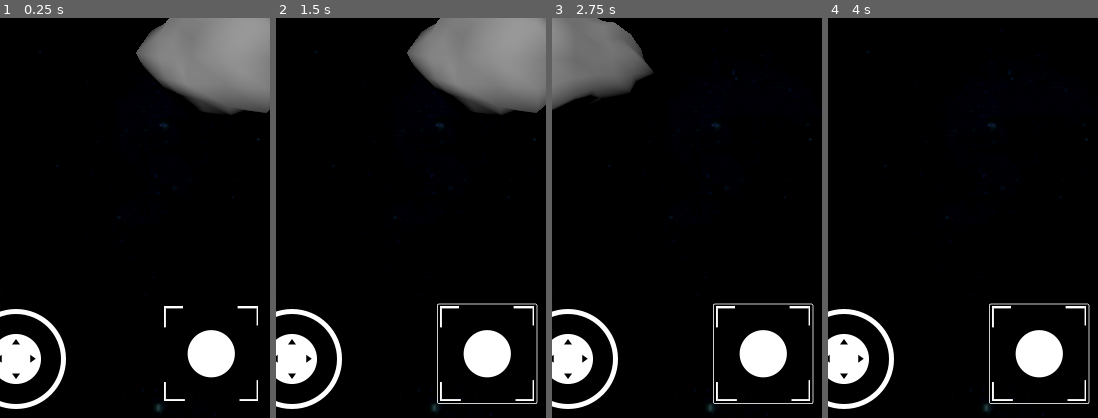
Above: before the commit, frames 1-4 (left to right).
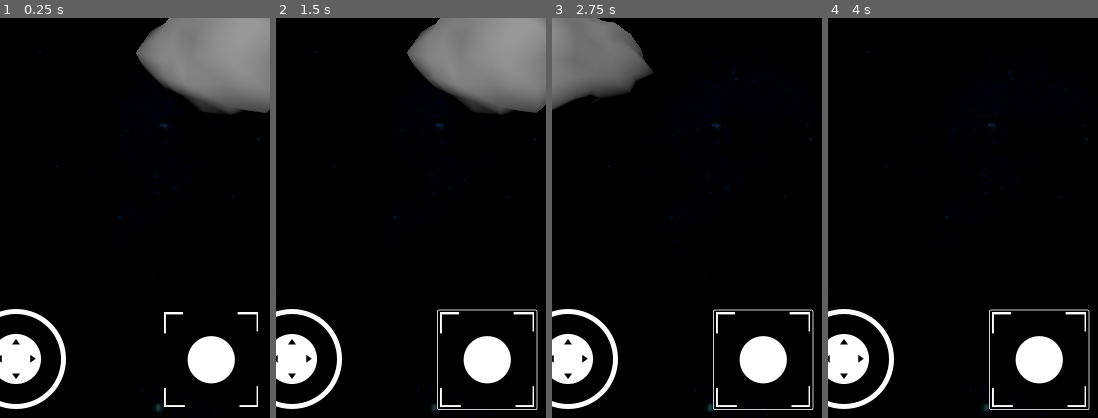
Above: after the commit, the same moments.

Repository: francosorbello/the-deep-end
Game: Godot game, scene res://main.tscn
Two runs of this game, one before a commit and one after it. Both use one fixed random seed, a clock stepped at 60 frames per second and the inputs below.
Inputs (mouse positions are % of the whole screen's width and height, from its top left; square brackets give the same spot before the commit, where the layout moved):
- Up to frame 1 (0.25 s): no input
- Up to frame 2 (1.5 s): click (50, 91) [50, 90] at 0.5 s; tap Enter at 1.25 s; move the mouse to (72, 45) at 1.27 s; hold Right (ui_right) from 1.28 s (still down); tap E (interact, bound only after the commit) at 1.35 s; click (72, 45) at 1.42 s
- Up to frame 3 (2.75 s): release Right (ui_right) at 2 s; drag from (30, 55) to (45, 70) at 2.02 s
- Up to frame 4 (4 s): move the mouse to (60, 28) at 2.77 s; hold Right (ui_right) 2.78-3.5 s; tap E (interact, bound only after the commit) at 2.85 s; drag from (45, 70) to (20, 35) at 3.52 s
The pictures show only the part of the screen within x 11-61%, y 48-98%; the shares and areas given below are measured in that part.

The runs differ from the first frame. In frame 1, 1.1% of the frame differs, in the area x 60-96%, y 72-98%; in frame 2, 1.6%, in the area x 59-98%, y 71-98%; in frame 3, 1.6%; in frame 4, 1.6%.
Error before the commit: Parse Error: Class "RotationTypeData" hides a global script class. (res://player/rotation_type_data.gd:2)

Commit message:
player can interact with asteroid. removed unused stuff

Diff:
--- a/asteroid/asteroid.gd
+++ b/asteroid/asteroid.gd
@@ -2,10 +2,12 @@
 
 var fuel_amount : float = randi_range(30,100)
 var already_interacted = false
+@export var current_expedition : Expedition
 
 func can_interact():
     return not already_interacted
 
 func interact(_rigid_player : RigidPlayer):
-    ExpeditionManager.current_expedition.add_fuel(fuel_amount)
+    current_expedition.add_fuel(fuel_amount)
+    already_interacted = true
     pass
--- a/asteroid/asteroid.tscn
+++ b/asteroid/asteroid.tscn
@@ -1,12 +1,16 @@
-[gd_scene load_steps=4 format=3 uid="uid://gvcugplcwm5w"]
+[gd_scene load_steps=6 format=3 uid="uid://gvcugplcwm5w"]
 
+[ext_resource type="Script" path="res://asteroid/asteroid.gd" id="1_bmmgo"]
 [ext_resource type="ArrayMesh" uid="uid://csoyd2nej8xa3" path="res://assets/rocks/rock_c_01.obj" id="1_xwcgh"]
 [ext_resource type="Script" path="res://interactable/interactable.gd" id="2_ix5ep"]
+[ext_resource type="Resource" uid="uid://dxlq2fe2ikwx5" path="res://expedition/Expedition.tres" id="2_ya8ec"]
 
 [sub_resource type="SphereShape3D" id="SphereShape3D_vgeqq"]
 radius = 1.84989
 
 [node name="asteroid" type="Node3D"]
+script = ExtResource("1_bmmgo")
+current_expedition = ExtResource("2_ya8ec")
 
 [node name="RockC01" type="MeshInstance3D" parent="."]
 mesh = ExtResource("1_xwcgh")
--- a/interactable/interactable.gd
+++ b/interactable/interactable.gd
@@ -1,7 +1,7 @@
 extends Node
 class_name Interactable
 func _ready() -> void:
-    add_to_group("interactable")
+    get_parent().add_to_group("interactable")
 
     if not get_parent().has_method("interact"):
         printerr(get_parent().name +" node must have an 'interact' method.")
--- a/player/player.gd
+++ b/player/player.gd
@@ -39,10 +39,6 @@
 func get_camera():
     return $PlayerCamera
 
-func handle_change_rotation_type(type : RotationTypeData) -> void:
-    print("change rotation type: ", type.type)
-    $PlayerCamera.set_rotation_type(type)
-    pass
 
 func handle_reset_camera():
     print("reset")
--- a/player/player_camera.gd
+++ b/player/player_camera.gd
@@ -74,6 +74,3 @@
 
 func stabilize():
     rotation.z = 0
-
-func set_rotation_type( typeData : RotationTypeData):
-    rotation_type = typeData.type
--- a/player/rigid_player.gd
+++ b/player/rigid_player.gd
@@ -22,10 +22,17 @@
     if Input.is_action_pressed("stop"):
         apply_force(-linear_velocity * speed)
 
+    if Input.is_action_just_released("interact"):
+        if current_interactable and current_interactable.can_interact():
+            current_interactable.interact(self)
+            current_interactable = null
+
     if rotate_joystick and rotate_joystick.is_pressed:
         $PlayerCamera.rotate_y(-Vector2.RIGHT.dot(rotate_joystick.output) * _delta)
 
 
 func _on_interact_area_area_entered(area:Area3D) -> void:
+    print(area, ",",area.get_parent())
     if area.get_parent().is_in_group("interactable"):
+        print("found interactable")
         current_interactable = area.get_parent()
--- a/player/rotation_type_data.gd
+++ /dev/null
@@ -1,5 +0,0 @@
-extends Resource
-class_name RotationTypeData
-
-@export var type : PlayerCamera.RotationType = PlayerCamera.RotationType.RT_FREE
-@export var icon : Texture
--- a/project.godot
+++ b/project.godot
@@ -18,7 +18,6 @@
 [autoload]
 
 GlobalEventSystem="*res://addons/ftr_tools/global_event_system/global_event_system.gd"
-ExpeditionManager="*res://expedition/expedition_manager.tscn"
 
 [display]
 
@@ -37,6 +36,11 @@
 "events": [Object(InputEventKey,"resource_local_to_scene":false,"resource_name":"","device":-1,"window_id":0,"alt_press …(191 unchanged characters)…
 ]
 }
+interact={
+"deadzone": 0.5,
+"events": [Object(InputEventKey,"resource_local_to_scene":false,"resource_name":"","device":-1,"window_id":0,"alt_pressed":false,"shift_pressed":false,"ctrl_pressed":false,"meta_pressed":false,"pressed":false,"keycode":0,"physical_keycode":69,"key_label":0,"unicode":101,"location":0,"echo":false,"script":null)
+]
+}
 
 [input_devices]
 
--- /dev/null
+++ b/ui/action_button/action_button.gd
@@ -0,0 +1,11 @@
+extends Button
+
+enum ActionButtonType {
+    CONTINUOUS,
+    TAP,
+}
+
+@export var action : String
+
+func _on_pressed() -> void:
+    Input.action_release(action)
--- /dev/null
+++ b/ui/action_button/action_button.tscn
@@ -0,0 +1,11 @@
+[gd_scene load_steps=2 format=3 uid="uid://bgrtyh0yobx4r"]
+
+[ext_resource type="Script" path="res://ui/action_button/action_button.gd" id="1_at3ht"]
+
+[node name="ActionButton" type="Button"]
+offset_right = 8.0
+offset_bottom = 8.0
+script = ExtResource("1_at3ht")
+action = "interact"
+
+[connection signal="pressed" from="." to="." method="_on_pressed"]
--- a/ui/camera_type_button.gd
+++ /dev/null
@@ -1,19 +0,0 @@
-extends Button
-
-@export var rotation_types : Array[RotationTypeData]
-var current_index : int = 0
-
-signal changed_rotation_type(type : RotationTypeData)
-
-func _ready() -> void:
-    pass
-
-func change_rotation_type():
-    current_index += 1
-    if current_index >= rotation_types.size():
-        current_index = 0
-
-    icon = rotation_types[current_index].icon
-
-    changed_rotation_type.emit(rotation_types[current_index])
-    # GlobalEventSystem.emit(GlobalEventSystem.GameEvent.GE_SET_ROTATION_TYPE, {"type": rotation_types[current_index].type})
--- a/ui/camera_type_button.tscn
+++ /dev/null
@@ -1,21 +0,0 @@
-[gd_scene load_steps=7 format=3 uid="uid://bc6jcxd0jhtlk"]
-
-[ext_resource type="Texture2D" uid="uid://c66ge85v0rvdm" path="res://assets/icons/unlocked.png" id="1_0sef6"]
-[ext_resource type="Script" path="res://ui/camera_type_button.gd" id="1_7cx4l"]
-[ext_resource type="Script" path="res://ui/rotation_type_data.gd" id="3_l8kck"]
-[ext_resource type="Resource" uid="uid://bswk7b52cqono" path="res://ui/rotation types/rotate_free.tres" id="4_4le6i"]
-[ext_resource type="Resource" uid="uid://p6v4luujywuh" path="res://ui/rotation types/rotate_x.tres" id="5_ejtui"]
-[ext_resource type="Resource" uid="uid://grh84ltc1u7j" path="res://ui/rotation types/rotate_y.tres" id="6_yrj6t"]
-
-[node name="CameraTypeButton" type="Button"]
-custom_minimum_size = Vector2(300, 300)
-offset_right = 8.0
-offset_bottom = 8.0
-icon = ExtResource("1_0sef6")
-flat = true
-icon_alignment = 1
-expand_icon = true
-script = ExtResource("1_7cx4l")
-rotation_types = Array[ExtResource("3_l8kck")]([ExtResource("4_4le6i"), ExtResource("5_ejtui"), ExtResource("6_yrj6t")])
-
-[connection signal="pressed" from="." to="." method="change_rotation_type"]
--- a/ui/game_ui.gd
+++ b/ui/game_ui.gd
@@ -3,7 +3,6 @@
 
 signal on_stabilize_camera
 signal on_reset_camera
-signal on_change_rotation_type(type:RotationTypeData)
 
 func get_rotate_joystick() -> VirtualJoystick:
     return $MoveUI.get_node("RotateJoystick")
@@ -31,8 +30,3 @@
 func _on_reset_pressed() -> void:
     on_reset_camera.emit()
     pass # Replace with function body.
-
-
-func _on_camera_type_button_changed_rotation_type(type:RotationTypeData) -> void:
-    on_change_rotation_type.emit(type)
-    pass # Replace with function body.
--- a/ui/game_ui.tscn
+++ b/ui/game_ui.tscn
@@ -1,15 +1,10 @@
-[gd_scene load_steps=11 format=3 uid="uid://bjkgawg84pykg"]
+[gd_scene load_steps=6 format=3 uid="uid://bjkgawg84pykg"]
 
 [ext_resource type="PackedScene" uid="uid://dmr0fcamx7t56" path="res://addons/virtual_joystick/virtual_joystick_scene.tscn" id="1_1ceqg"]
 [ext_resource type="Script" path="res://ui/game_ui.gd" id="1_jkh7s"]
-[ext_resource type="PackedScene" uid="uid://ctl5bt8juinnq" path="res://ui/global_event_button.tscn" id="1_yrv52"]
 [ext_resource type="PackedScene" uid="uid://bvhm4flqxhlho" path="res://ui/resource_ui.tscn" id="2_2jvwp"]
-[ext_resource type="PackedScene" uid="uid://bc6jcxd0jhtlk" path="res://ui/camera_type_button.tscn" id="5_44c6v"]
-[ext_resource type="Texture2D" uid="uid://dxvl2yqvg1lc" path="res://assets/icons/arrowLeft.png" id="5_bxnir"]
-[ext_resource type="Texture2D" uid="uid://buvl5qmqlw1ii" path="res://assets/icons/target_active.png" id="5_w6h7j"]
+[ext_resource type="PackedScene" uid="uid://bgrtyh0yobx4r" path="res://ui/action_button/action_button.tscn" id="4_53yts"]
 [ext_resource type="Texture2D" uid="uid://cn2jc1ujaotbb" path="res://assets/icons/focus.png" id="7_87gkt"]
-[ext_resource type="Texture2D" uid="uid://wdapdqywfgx8" path="res://assets/icons/return.png" id="8_60xls"]
-[ext_resource type="Script" path="res://player/rotation_type_data.gd" id="8_mtfuq"]
 
 [node name="GameUI" type="Control"]
 layout_mode = 3
@@ -49,7 +44,7 @@
 joystick_mode = 1
 use_input_actions = false
 
-[node name="InteractButton" type="Button" parent="MoveUI"]
+[node name="InteractButton" parent="MoveUI" instance=ExtResource("4_53yts")]
 layout_mode = 1
 anchors_preset = 7
 anchor_left = 0.5
@@ -57,76 +52,10 @@
 anchor_right = 0.5
 anchor_bottom = 1.0
 offset_left = -98.0
-offset_top = -259.0
+offset_top = -247.0
 offset_right = 99.0
-offset_bottom = -62.0
+offset_bottom = -50.0
 grow_horizontal = 2
 grow_vertical = 0
 icon = ExtResource("7_87gkt")
 flat = true
-icon_alignment = 1
-
-[node name="PhotoUI" type="Control" parent="."]
-visible = false
-layout_mode = 1
-anchors_preset = 15
-anchor_right = 1.0
-anchor_bottom = 1.0
-grow_horizontal = 2
-grow_vertical = 2
-
-[node name="HBoxContainer" type="HBoxContainer" parent="PhotoUI"]
-custom_minimum_size = Vector2(300, 300)
-layout_mode = 1
-anchors_preset = 12
-anchor_top = 1.0
-anchor_right = 1.0
-anchor_bottom = 1.0
-offset_top = -300.0
-grow_horizontal = 2
-grow_vertical = 0
-theme_override_constants/separation = 10
-alignment = 1
-
-[node name="GlobalEventButton" parent="PhotoUI/HBoxContainer" instance=ExtResource("1_yrv52")]
-custom_minimum_size = Vector2(250, 250)
-layout_mode = 2
-icon = ExtResource("5_bxnir")
-flat = true
-icon_alignment = 1
-expand_icon = true
-event = 2
-
-[node name="CameraTypeButton" parent="PhotoUI/HBoxContainer" instance=ExtResource("5_44c6v")]
-custom_minimum_size = Vector2(200, 200)
-layout_mode = 2
-rotation_types = Array[ExtResource("8_mtfuq")]([])
-
-[node name="TakePhoto" type="Button" parent="PhotoUI/HBoxContainer"]
-custom_minimum_size = Vector2(200, 200)
-layout_mode = 2
-icon = ExtResource("5_w6h7j")
-flat = true
-icon_alignment = 1
-expand_icon = true
-
-[node name="Stabilize" type="Button" parent="PhotoUI/HBoxContainer"]
-custom_minimum_size = Vector2(200, 200)
-layout_mode = 2
-icon = ExtResource("7_87gkt")
-flat = true
-icon_alignment = 1
-expand_icon = true
-
-[node name="Reset" type="Button" parent="PhotoUI/HBoxContainer"]
-custom_minimum_size = Vector2(200, 200)
-layout_mode = 2
-icon = ExtResource("8_60xls")
-flat = true
-icon_alignment = 1
-expand_icon = true
-
-[connection signal="pressed" from="PhotoUI/HBoxContainer/GlobalEventButton" to="." method="_on_move_activated"]
-[connection signal="changed_rotation_type" from="PhotoUI/HBoxContainer/CameraTypeButton" to="." method="_on_camera_type_button_changed_rotation_type"]
-[connection signal="pressed" from="PhotoUI/HBoxContainer/Stabilize" to="." method="_on_stabilize_pressed"]
-[connection signal="pressed" from="PhotoUI/HBoxContainer/Reset" to="." method="_on_reset_pressed"]
--- a/ui/global_event_button.gd
+++ b/ui/global_event_button.gd
@@ -3,4 +3,4 @@
 @export var event : GlobalEventSystem.GameEvent = GlobalEventSystem.GameEvent.GE_DEFAULT
 
 func send_event():
-    GlobalEventSystem.emit(event, {})
+	GlobalEventSystem.emit(event, {})
--- a/ui/resource_ui.gd
+++ b/ui/resource_ui.gd
@@ -1,16 +1,17 @@
 extends Control
 
+@export var current_expedition : Expedition
+
 func _ready() -> void:
-    var current_expedition = ExpeditionManager.current_expedition as Expedition
-    current_expedition.fuel_changed.connect(update_fuel)
-    current_expedition.food_changed.connect(update_food)
-    current_expedition.current_fuel_changed.connect(update_current_fuel)
+	current_expedition.fuel_changed.connect(update_fuel)
+	current_expedition.food_changed.connect(update_food)
+	current_expedition.current_fuel_changed.connect(update_current_fuel)
 
 func update_fuel(value : float):
-    $Container/Fuel/Value.text = str(value)
+	$Container/Fuel/Value.text = str(value)
 
 func update_food(value : float):
-    $Container/Food/Value.text = str(value)
+	$Container/Food/Value.text = str(value)
 
 func update_current_fuel(value : float):
-    $Container/CurrentFuel/Value.text = str(value)
+	$Container/CurrentFuel/Value.text = str(value)
--- a/ui/resource_ui.tscn
+++ b/ui/resource_ui.tscn
@@ -1,6 +1,7 @@
-[gd_scene load_steps=2 format=3 uid="uid://bvhm4flqxhlho"]
+[gd_scene load_steps=3 format=3 uid="uid://bvhm4flqxhlho"]
 
 [ext_resource type="Script" path="res://ui/resource_ui.gd" id="1_2ghv3"]
+[ext_resource type="Resource" uid="uid://dxlq2fe2ikwx5" path="res://expedition/Expedition.tres" id="2_loap6"]
 
 [node name="ResourceUI" type="Control"]
 layout_mode = 3
@@ -10,6 +11,7 @@
 grow_horizontal = 2
 grow_vertical = 2
 script = ExtResource("1_2ghv3")
+current_expedition = ExtResource("2_loap6")
 
 [node name="Container" type="VBoxContainer" parent="."]
 layout_mode = 1
--- a/ui/rotation types/rotate_free.tres
+++ /dev/null
@@ -1,9 +0,0 @@
-[gd_resource type="Resource" script_class="RotationTypeData" load_steps=3 format=3 uid="uid://bswk7b52cqono"]
-
-[ext_resource type="Texture2D" uid="uid://c66ge85v0rvdm" path="res://assets/icons/unlocked.png" id="1_n5q0w"]
-[ext_resource type="Script" path="res://ui/rotation_type_data.gd" id="1_n13rn"]
-
-[resource]
-script = ExtResource("1_n13rn")
-type = 3
-icon = ExtResource("1_n5q0w")
--- a/ui/rotation types/rotate_x.tres
+++ /dev/null
@@ -1,9 +0,0 @@
-[gd_resource type="Resource" script_class="RotationTypeData" load_steps=3 format=3 uid="uid://p6v4luujywuh"]
-
-[ext_resource type="Script" path="res://ui/rotation_type_data.gd" id="1_73fsb"]
-[ext_resource type="Texture2D" uid="uid://c3aw1banmcaab" path="res://assets/icons/scrollHorizontal.png" id="1_moddb"]
-
-[resource]
-script = ExtResource("1_73fsb")
-type = 1
-icon = ExtResource("1_moddb")
--- a/ui/rotation types/rotate_y.tres
+++ /dev/null
@@ -1,9 +0,0 @@
-[gd_resource type="Resource" script_class="RotationTypeData" load_steps=3 format=3 uid="uid://grh84ltc1u7j"]
-
-[ext_resource type="Script" path="res://ui/rotation_type_data.gd" id="1_1j4pf"]
-[ext_resource type="Texture2D" uid="uid://dy1apq7mj3ah6" path="res://assets/icons/scrollVertical.png" id="1_gcnlr"]
-
-[resource]
-script = ExtResource("1_1j4pf")
-type = 0
-icon = ExtResource("1_gcnlr")
--- a/ui/rotation_type_data.gd
+++ /dev/null
@@ -1,5 +0,0 @@
-extends Resource
-class_name RotationTypeData
-
-@export var type : PlayerCamera.RotationType = PlayerCamera.RotationType.RT_FREE
-@export var icon : Texture
